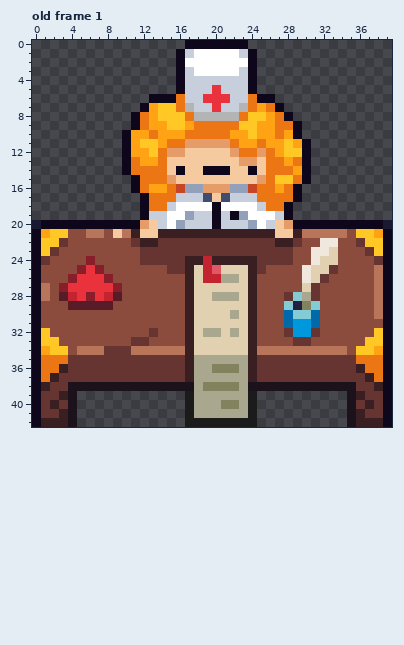
Pixel-art file, stored at BurningKnight/Content/Animations/nurse.ase. Above, as it was before the edit.
40x43 pixels, 1 frame. Shown: old frame 1. The commit also changed other frames, which this record leaves out.
Now the later version:
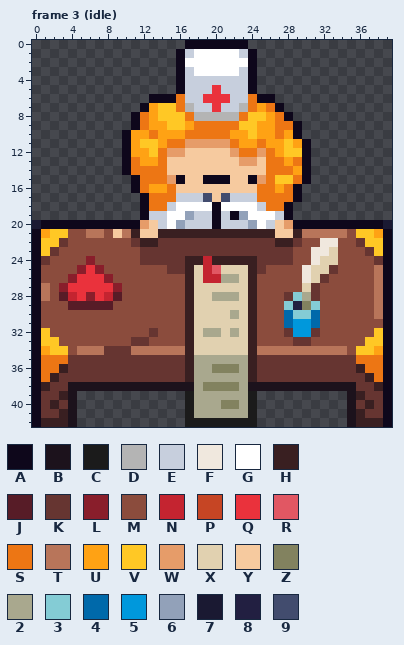
Palette (. is transparent): A #0e071b  B #1c121c  C #1b1b1b  D #b4b4b4  E #c7cfdd  F #f0e8de  G #ffffff  H #391f21  J #571c27  K #663531  L #891e2b  M #8b4c3d  N #c42430  P #c64524  Q #ea323c  R #e15763  S #ed7614  T #b8755a  U #ffa214  V #ffc825  W #e69c69  X #e1d1b0  Y #f6ca9f  Z #82825f  2 #a9a88e  3 #84ccd5  4 #0069aa  5 #0098dc  6 #92a1b9  7 #1a1932  8 #221f41  9 #424c6e
A new or re-ordered frame is compared with the old frame closest to it.
What changed:
{"change": "frames 1 -> 5"}
{"where": "frame 3 (idle) is new; against old frame 1"}
{"frame":3,"y":14,"x":16,"old":"A","new":"Y"}
{"frame":3,"y":14,"x":19,"old":"AAA","new":"YYY"}
{"frame":3,"y":14,"x":24,"old":"A","new":"Y"}
{"frame":3,"y":15,"x":16,"old":"Y","new":"A"}
{"frame":3,"y":15,"x":19,"old":"YYY","new":"AAA"}
{"frame":3,"y":15,"x":24,"old":"Y","new":"A"}
{"frame":3,"y":16,"x":16,"old":"P66WWW66P","new":"YYYYYYYYY"}
